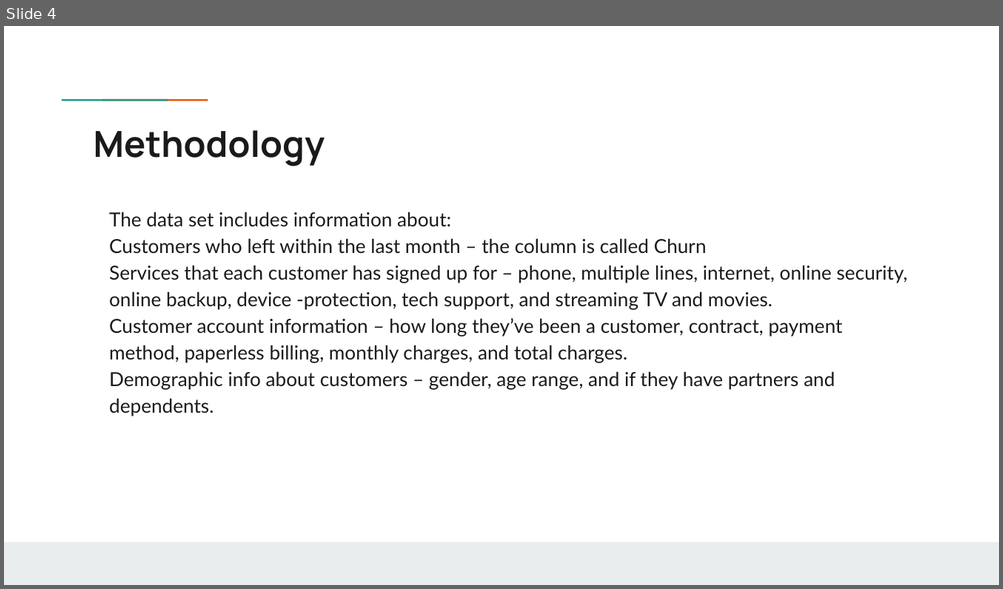
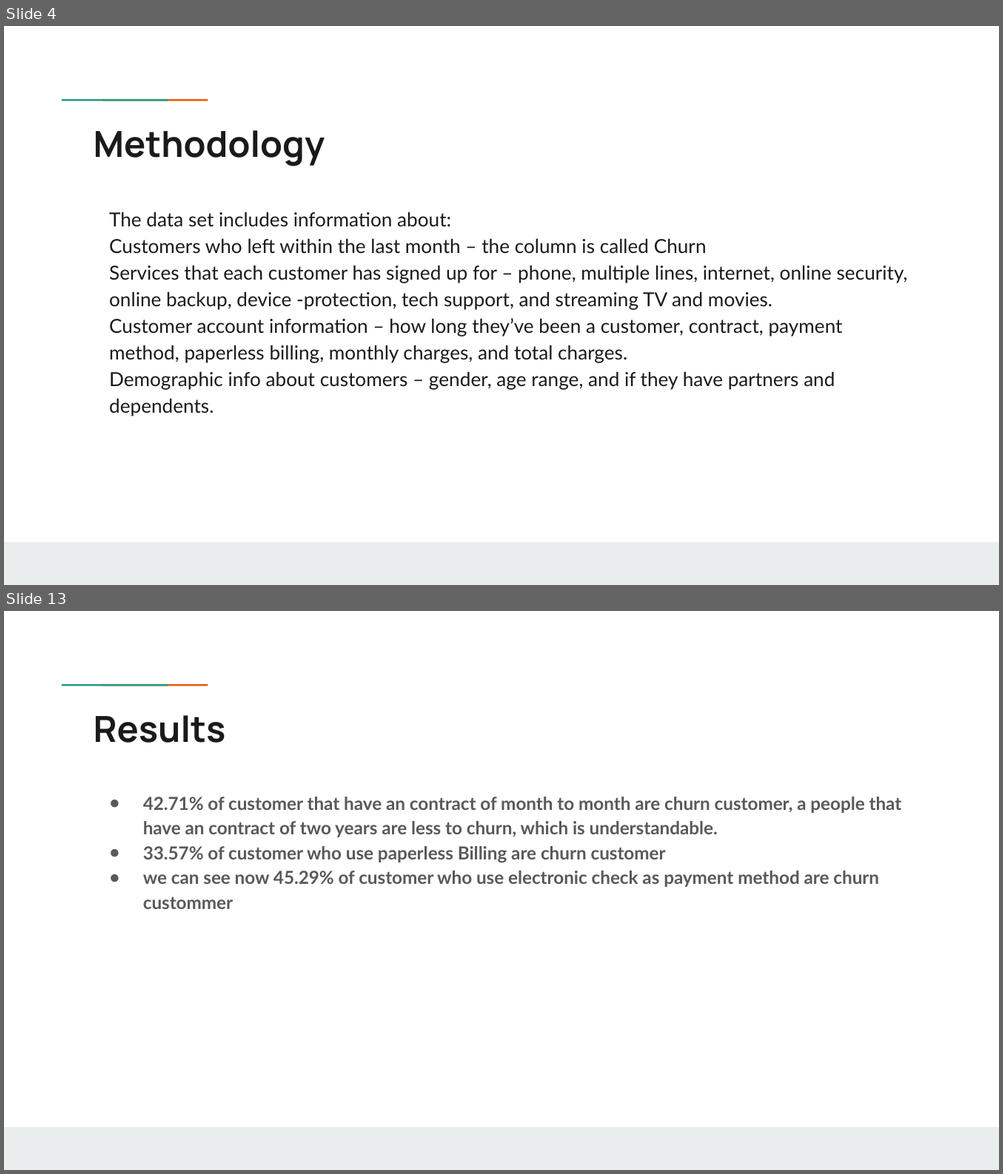
Before and after one commit to B1o0b1/Customer-Churn-Analysis, a slide deck: BI project Jean Franco Chosson .pptx. Shown one above the other, each under a label of ours: slide 4 before the commit, slides 4 and 13 after it; the slides between them are not shown. The pictures are 1003x589 and 1003x1174 pixels, drawn with LibreOffice and Linux fonts; fonts in the diff are those of the drawing; background and template pictures are left out. Boxes give left, top, right and bottom in pixels: in the first picture for what was removed or moved away, otherwise in the second. Text is boxed around its words. In the diff, an @@ line names an element or a change of style, - is before the commit and + after.

```diff
--- a/BI project Jean Franco Chosson .pptx
+++ b/BI project Jean Franco Chosson .pptx
@@ slide 13 added at (x1=4, y1=611, x2=999, y2=1170), background #FFFFFF; not listed: 3 template elements that a slide beside it also shows @@
@@ title added at (x1=94, y1=715, x2=226, y2=743), 26 pt, text #1A1A1A, bold @@
+Results
@@ text added at (x1=143, y1=797, x2=902, y2=909), 13 pt, text #595959, bold @@
+● 42.71% of customer that have an contract of month to month are churn customer, a people that have an contract of two years are less to churn, which is understandable.
+● 33.57% of customer who use paperless Billing are churn customer
+● we can see now 45.29% of customer who use electronic check as payment method are churn custommer
```
Also in this commit, not shown: 2 slides changed, 9 other slides added, 3 other files.
